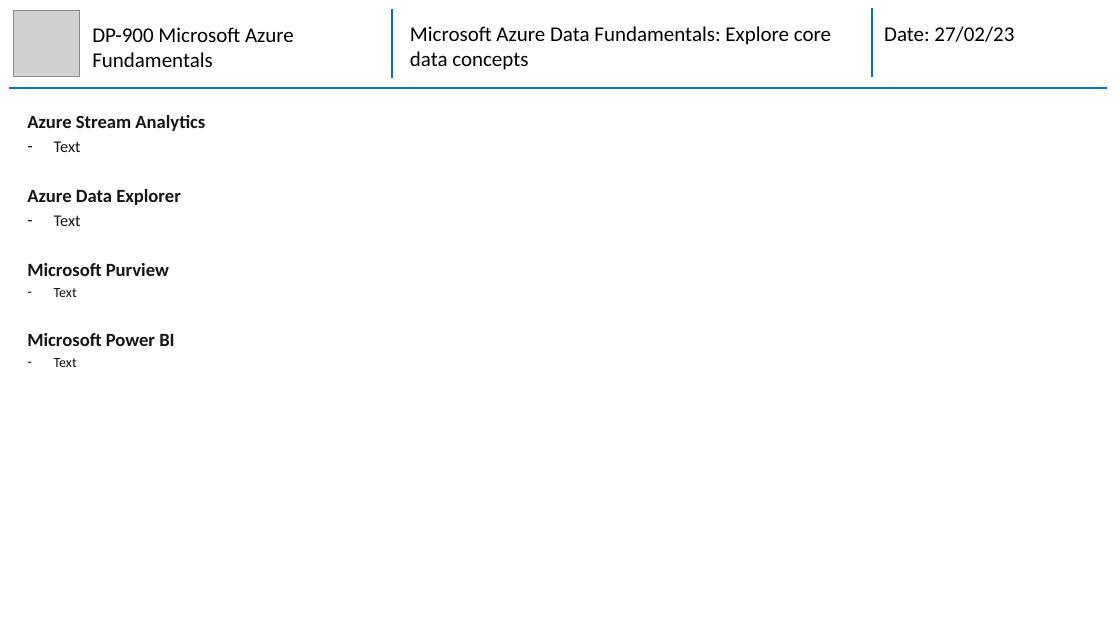
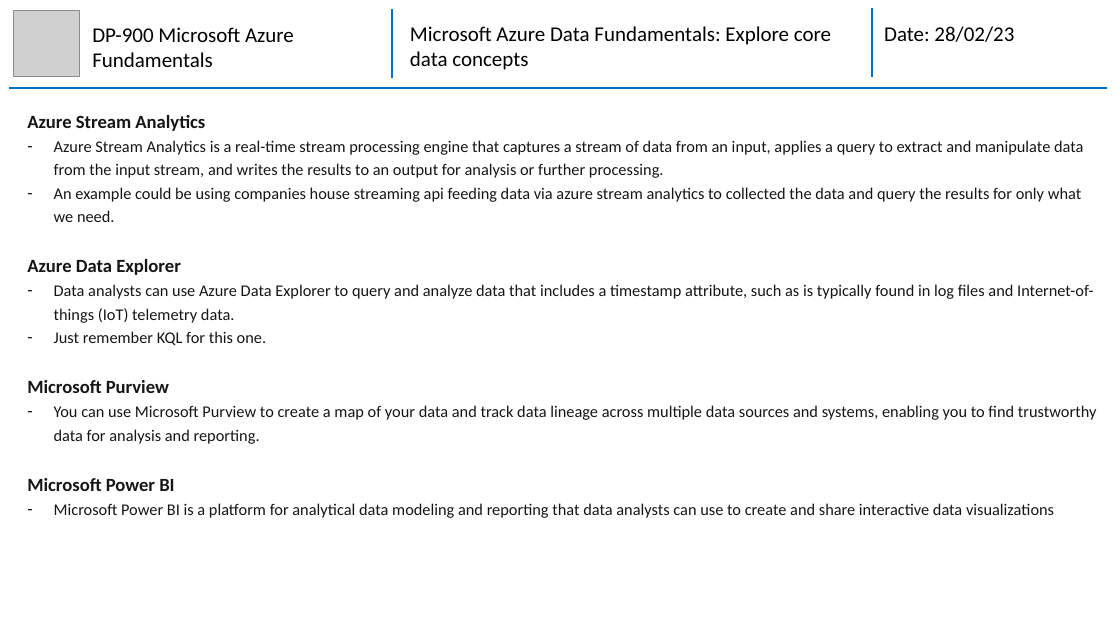
Before and after one commit to mhaythornthwaite/Testing_ML_Algorithms, a slide deck: slide 11 of Azure_DP-900_Fundamentals/MJH_DP-900_Azure_Fundamentals_Notes.pptx. Drawn at 1120x630 pixels with LibreOffice and Linux fonts; fonts in the diff are those of the drawing; grey boxes stand for pictures. Boxes give left, top, right and bottom in pixels: in the first picture for what was removed or moved away, otherwise in the second. Text is boxed around its words. In the diff, an @@ line names an element or a change of style, - is before the commit and + after.

Commit message:
Azure DP900 Section 1 Finished

```diff
--- a/Azure_DP-900_Fundamentals/MJH_DP-900_Azure_Fundamentals_Notes.pptx
+++ b/Azure_DP-900_Fundamentals/MJH_DP-900_Azure_Fundamentals_Notes.pptx
@@ text at box(884, 26, 1014, 42): text changed @@
-Date: 27/02/23
+Date: 28/02/23
@@ text at box(54, 140, 1083, 222): text changed @@
-– Text
+– Azure Stream Analytics is a real-time stream processing engine that captures a stream of data from an input, applies a query to extract and manipulate data from the input stream, and writes the results to an output for analysis or further processing.
+– An example could be using companies house streaming api feeding data via azure stream analytics to collected the data and query the results for only what we need.
@@ text at box(54, 284, 1094, 345): text changed @@
-– Text
+– Data analysts can use Azure Data Explorer to query and analyze data that includes a timestamp attribute, such as is typically found in log files and Internet-of-things (IoT) telemetry data.
+– Just remember KQL for this one.
@@ text at box(54, 405, 1096, 444): text changed; size 12 to 14 pt @@
-– Text
+– You can use Microsoft Purview to create a map of your data and track data lineage across multiple data sources and systems, enabling you to find trustworthy data for analysis and reporting.
@@ text at box(54, 503, 1054, 518): text changed; size 12 to 14 pt @@
-– Text
+– Microsoft Power BI is a platform for analytical data modeling and reporting that data analysts can use to create and share interactive data visualizations
```
Also in this commit, not shown: 1 other slide changed.
